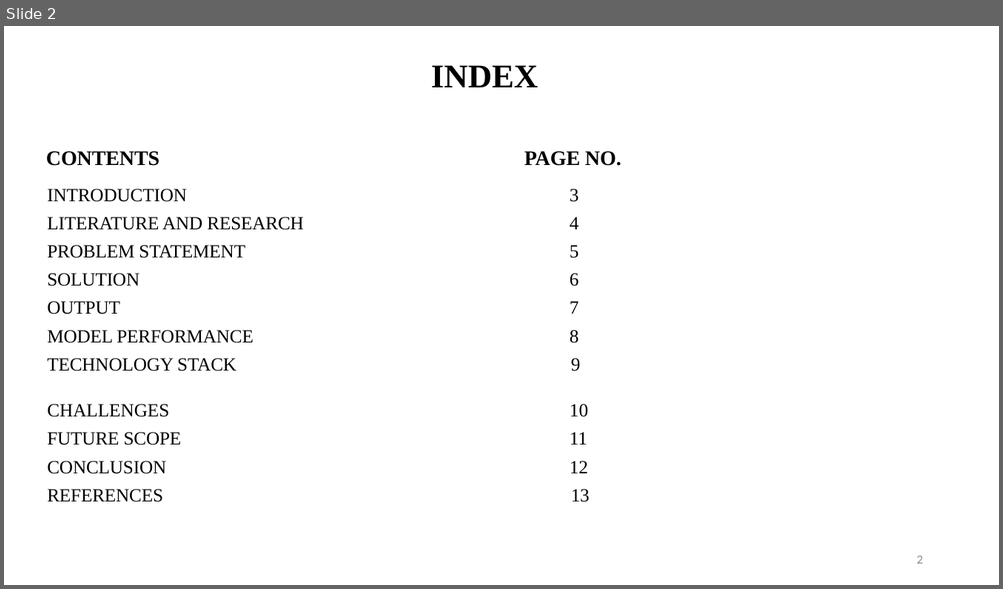
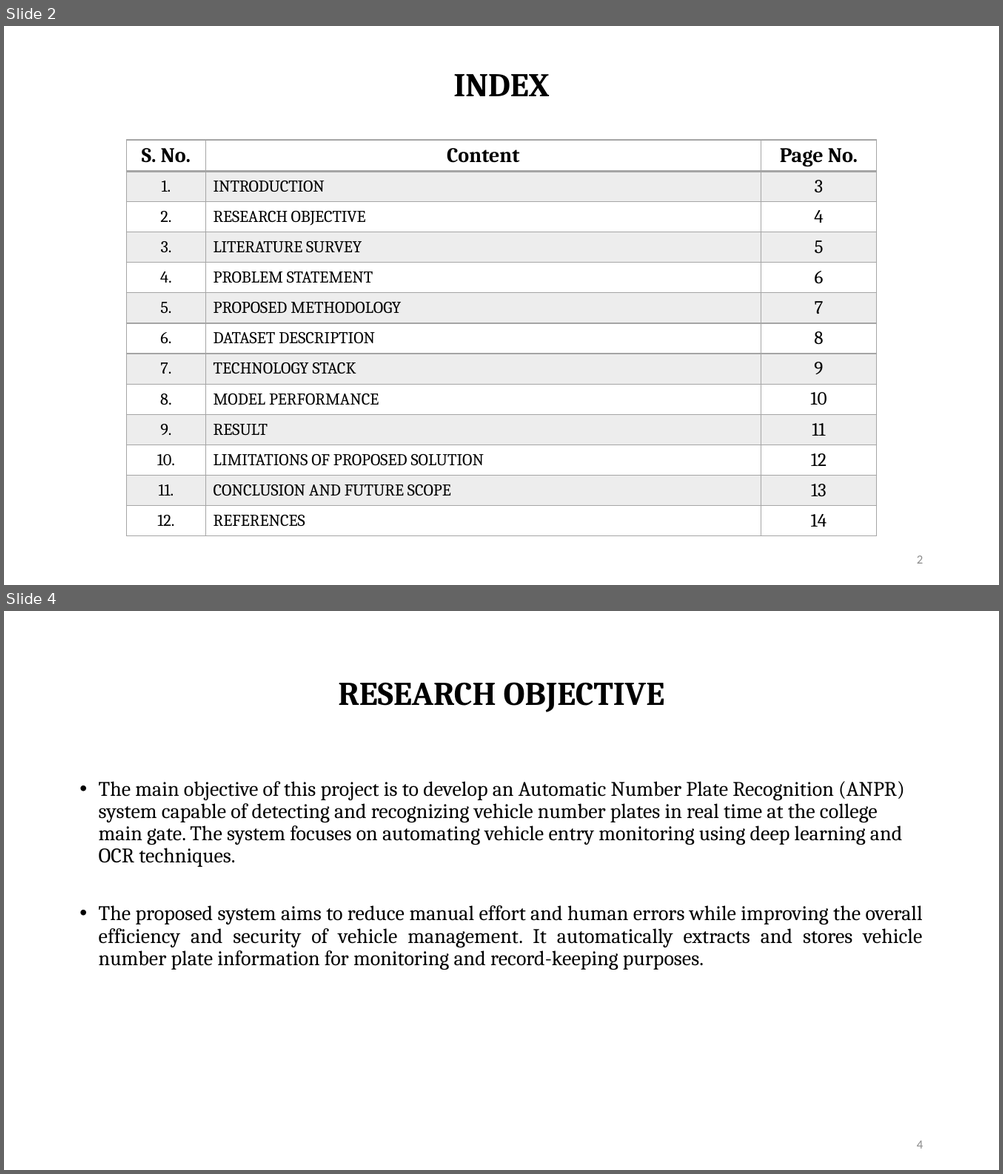
Before and after one commit to aryann-21/ALPR, a slide deck: MAJOR_PPT.pptx. Shown one above the other, each under a label of ours: slide 2 before the commit, slides 2 and 4 after it; the slides between them are not shown. The pictures are 1003x589 and 1003x1174 pixels, drawn with LibreOffice and Linux fonts; fonts in the diff are those of the drawing. Boxes give left, top, right and bottom in pixels: in the first picture for what was removed or moved away, otherwise in the second. Text is boxed around its words. In the diff, an @@ line names an element or a change of style, - is before the commit and + after.

Commit message:
got performance metrics

```diff
--- a/MAJOR_PPT.pptx
+++ b/MAJOR_PPT.pptx
@@ slide 4 added at [4,611,999,1170], background #FFFFFF @@
@@ title added at [338,682,665,712], 32 pt, text #000000, bold @@
+RESEARCH OBJECTIVE
@@ text added at [99,781,922,970], 20 pt, text #000000 @@
+• The main objective of this project is to develop an Automatic Number Plate Recognition (ANPR) system capable of detecting and recognizing vehicle number plates in real time at the college main gate. The system focuses on automating vehicle entry monitoring using deep learning and OCR techniques.
+• The proposed system aims to reduce manual effort and human errors while improving the overall efficiency and security of vehicle management. It automatically extracts and stores vehicle number plate information for monitoring and record-keeping purposes.
@@ page number added at [916,1141,922,1149], 12 pt, text #8C8C8C @@
+4
@@ slide 2 changed as well @@
@@ title "INDEX": place and size @@
-title "INDEX" at [431,65,538,87]
+title "INDEX" at [453,74,549,96]
@@ title "INDEX" at [453,74,549,96]: font Times New Roman to Cambria @@
@@ text removed at [46,151,621,503] @@
-CONTENTS PAGE NO.
-INTRODUCTION 3
-LITERATURE AND RESEARCH 4
-PROBLEM STATEMENT 5
-SOLUTION 6
-OUTPUT 7
-MODEL PERFORMANCE 8
-TECHNOLOGY STACK 9
-CHALLENGES 10
-FUTURE SCOPE 11
-CONCLUSION 12
-REFERENCES 13
@@ table added at [126,140,877,538], 13 rows, 3 columns @@
+S. No. | Content | Page No.
+1. | INTRODUCTION | 3
+2. | RESEARCH OBJECTIVE | 4
+3. | LITERATURE SURVEY | 5
+4. | PROBLEM STATEMENT | 6
+5. | PROPOSED METHODOLOGY | 7
+6. | DATASET DESCRIPTION | 8
+7. | TECHNOLOGY STACK | 9
+8. | MODEL PERFORMANCE | 10
+9. | RESULT | 11
+10. | LIMITATIONS OF PROPOSED SOLUTION | 12
+11. | CONCLUSION AND FUTURE SCOPE | 13
+12. | REFERENCES | 14
```
Also in this commit, not shown: 3 other slides changed, 9 other slides added, 9 slides removed, 1 other file.
